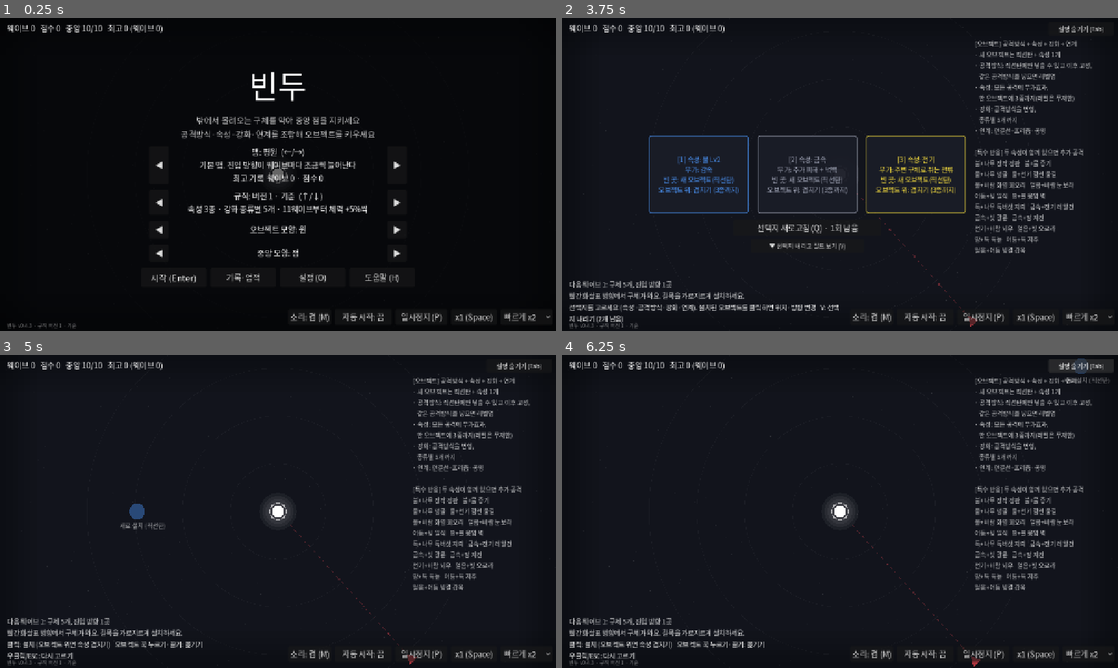
Above: before the commit, frames 1-4 (two rows, left to right).
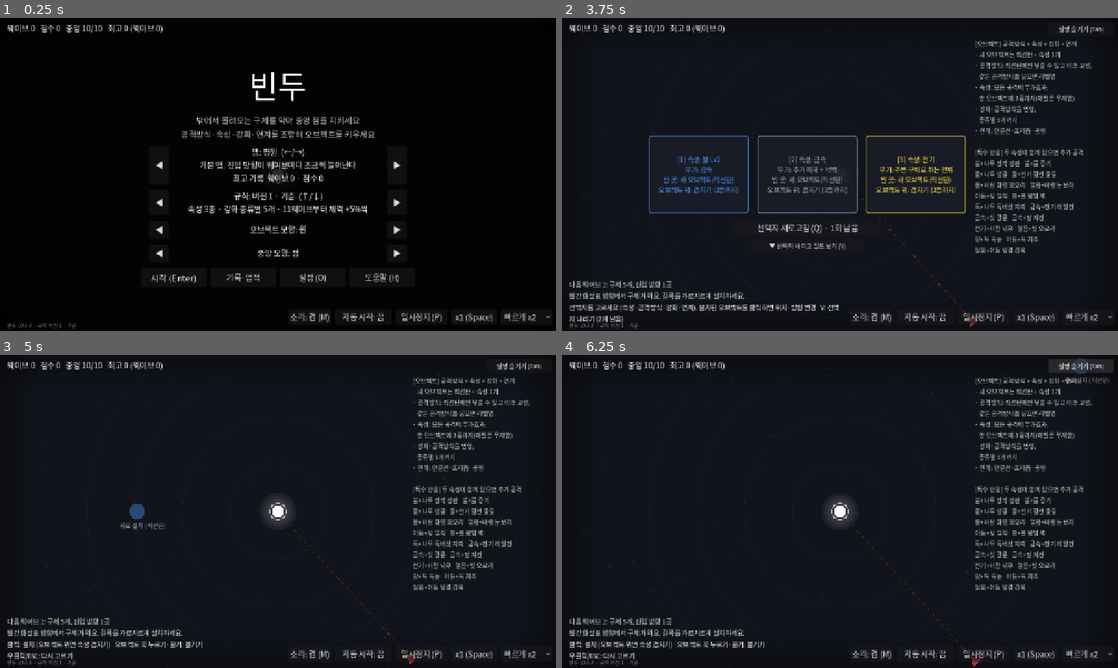
Above: after the commit, the same moments.

Repository: lenope1214/Bindu
Game: Godot game, scene res://main.tscn
Two runs of this game, one before a commit and one after it. Both use one fixed random seed, a clock stepped at 60 frames per second and the inputs below.
Inputs:
- Up to frame 1 (0.25 s): no input
- Up to frame 2 (3.75 s): click "자동 시작: 끔" at 0.5 s; click "자동 시작: 켬" at 1.25 s; click "자동 시작: 끔" at 2 s; click "자동 시작: 켬" at 2.75 s; click "시작 (Enter)" at 3.5 s
- Up to frame 3 (5 s): click "[1] 속성: 물 Lv2 부가: 감속 빈 곳: 새 오…" at 4.25 s
- Up to frame 4 (6.25 s): click "설명 숨기기 (Tab)" at 5 s; click "설명 보기 (Tab)" at 5.75 s

The runs differ from the first frame. In frame 1, less than 0.1% of the frame differs, in the area x 5-51%, y 48-99%; in frame 2, less than 0.1%; in frame 3, less than 0.1%; in frame 4, less than 0.1%.

Commit message:
v0.4.4: 끄는 중 자동 시작 멈춤, Alt로 모든 범위 보기, 시작 화면 정리
- 자동 시작 카운트다운이 오브젝트를 끄는 도중 웨이브를 시작해 끌던 것이 되돌아가던 버그
- 창 밖에서 손을 떼도 선택 상자가 끝나게
- Alt를 누르고 있으면 모든 오브젝트 범위, 끄는 동안 옮기는 오브젝트 범위 표시
- 맵 설명 줄바꿈, 시작 화면 배경 어둡게
- 버전별 자동 플레이 재측정 기록

Co-Authored-By: Claude Opus 5.5 <noreply@anthropic.com>
Claude-Session: https://claude.ai/code/session_012rhiBk8DNq9aJW6scrLhD6

Diff:
--- a/project.godot
+++ b/project.godot
@@ -15,7 +15,7 @@
 [application]
 
 config/name="Bindu"
-config/version="0.4.3"
+config/version="0.4.4"
 run/main_scene="res://main.tscn"
 config/features=PackedStringArray("4.7")
 config/icon="res://icon.svg"
--- a/scripts/main.gd
+++ b/scripts/main.gd
@@ -464,7 +464,7 @@
 		"오브젝트 끌기: 방향은 그대로 두고 옮기기 (카드를 고른 뒤에는 꾹 눌러서)",
 		"빈 곳 끌기 / Shift·Ctrl+클릭 / Ctrl+A(모두): 여러 개 선택 → 그중 하나를 끌면 함께 이동",
 		"쉬는 시간에 오브젝트 클릭: 위치·방향 다시 정하기",
-		"우클릭 / Esc: 한 단계 되돌리기, 선택 해제",
+		"Alt 누르고 있기: 모든 오브젝트의 공격 범위 보기     우클릭 / Esc: 한 단계 되돌리기, 선택 해제",
 		"Space: 웨이브 시작(자동 시작 끔일 때) / 웨이브 중 빠르게 켜기·끄기 (배율은 오른쪽 아래에서 x2~x8)",
 		"P: 일시정지   M: 소리   Tab: 속성표   H: 도움말   F11: 전체 화면   R: 게임 오버 후 다시 시작",
 		"",
@@ -1924,6 +1924,8 @@
 	if phase == Phase.MOVE and moving:
 		moving.position = get_global_mouse_position().clamp(field_rect().position, field_rect().end)
 	_update_press()
+	if boxing and not Input.is_mouse_button_pressed(MOUSE_BUTTON_LEFT):
+		_finish_box()  # 창 밖에서 손을 떼 놓기 이벤트를 못 받은 경우
 	hide_btn.visible = phase == Phase.CHOOSE and not title_label.visible
 	hide_btn.text = ("▲ 선택지 다시 보기" if cards_hidden else "▼ 선택지 내리고 필드 보기") + " (V)"
 	# 펼쳐 있으면 새로고침 버튼 아래, 내려 두면 화면 위쪽 가운데
@@ -1944,7 +1946,11 @@
 	if get_tree().paused:
 		return
 	if countdown >= 0.0 and phase == Phase.READY:
-		countdown -= delta
+		# 오브젝트를 끌거나 상자로 고르는 동안은 자동 시작을 멈춘다 (시작하면 끌던 것이 되돌아감)
+		if press_t or boxing:
+			countdown = maxf(countdown, 1.0)
+		else:
+			countdown -= delta
 		start_btn.text = "%.1f초 뒤 시작 (Space: 바로)" % maxf(countdown, 0.0)
 		if countdown <= 0.0:
 			_start_wave()
@@ -2417,6 +2423,9 @@
 		var p1 := c + Vector2(cos(a), sin(a)) * CORE_RADIUS * 0.2
 		var p2 := c + Vector2(cos(a + 0.3), sin(a + 0.3)) * CORE_RADIUS * 0.95
 		draw_line(p1, p2, Color(0.3, 0.05, 0.08, 0.8), 1.5)
+	if title_label.visible:
+		# 시작 화면: 중앙 점이 메뉴 글자 뒤로 비치지 않게 배경을 어둡게
+		draw_rect(Rect2(Vector2.ZERO, size), Color(0, 0, 0, 0.6))
 	draw_arc(c, CORE_RADIUS + 5.0, -PI / 2, -PI / 2 + TAU * frac, 32, Color(1, 1, 1, 0.6), 2.0)
 
 	# 구체 진입 방향 표시
@@ -2551,7 +2560,16 @@
 					draw_line(mover.position, o.position, Color(0.6, 1, 1, 0.6), 2.0)
 				else:
 					draw_dashed_line(mover.position, o.position, Color(1, 0.4, 0.4, 0.7), 2.0, 10.0)
-	if phase in [Phase.CHOOSE, Phase.WAVE, Phase.READY] and not dragging:
+	if Input.is_key_pressed(KEY_ALT) and not title_label.visible:
+		# Alt를 누르고 있는 동안: 모든 오브젝트의 공격 범위
+		for t in towers.get_children():
+			Tower.draw_range(self, t.position, t.dir, t.spec())
+	elif dragging:
+		# 끄는 동안: 옮기는 오브젝트들의 범위 (방향은 그대로)
+		for t in drag_group:
+			if is_instance_valid(t):
+				Tower.draw_range(self, t.position, t.dir, t.spec())
+	elif phase in [Phase.CHOOSE, Phase.WAVE, Phase.READY]:
 		var hov := _tower_at(mpos)
 		if hov:
 			Tower.draw_range(self, hov.position, hov.dir, hov.spec())
--- a/scripts/meta.gd
+++ b/scripts/meta.gd
@@ -5,9 +5,9 @@
 
 const MAPS := {
 	"plain": {"name": "평원", "desc": "기본 맵. 진입 방향이 웨이브마다 조금씩 늘어난다", "bg": Color(0.07, 0.08, 0.11), "ring": Color(1, 1, 1, 0.04)},
-	"spiral": {"name": "소용돌이", "desc": "구체가 나선을 그리며 들어온다. 들어오는 방향과 맞는 방향이 다르다", "bg": Color(0.08, 0.06, 0.12), "ring": Color(0.8, 0.6, 1, 0.06)},
-	"cross": {"name": "십자로", "desc": "처음부터 네 갈래 길. 구체가 길 위로만 오지만 많고 단단하다", "bg": Color(0.06, 0.09, 0.08), "ring": Color(0.6, 1, 0.8, 0.05)},
-	"storm": {"name": "폭풍", "desc": "진입 방향이 웨이브마다 전부 바뀐다. 대신 구체가 약하다", "bg": Color(0.1, 0.07, 0.06), "ring": Color(1, 0.7, 0.5, 0.05)},
+	"spiral": {"name": "소용돌이", "desc": "구체가 나선을 그리며 들어온다.\n들어오는 방향과 맞는 방향이 다르다", "bg": Color(0.08, 0.06, 0.12), "ring": Color(0.8, 0.6, 1, 0.06)},
+	"cross": {"name": "십자로", "desc": "처음부터 네 갈래 길.\n구체가 길 위로만 오지만 많고 단단하다", "bg": Color(0.06, 0.09, 0.08), "ring": Color(0.6, 1, 0.8, 0.05)},
+	"storm": {"name": "폭풍", "desc": "진입 방향이 웨이브마다 전부 바뀐다.\n대신 구체가 약하다", "bg": Color(0.1, 0.07, 0.06), "ring": Color(1, 0.7, 0.5, 0.05)},
 }
 const MAP_IDS := ["plain", "spiral", "cross", "storm"]
 
Not shown, changed: CHANGELOG.md
Not shown, changed: README.md
